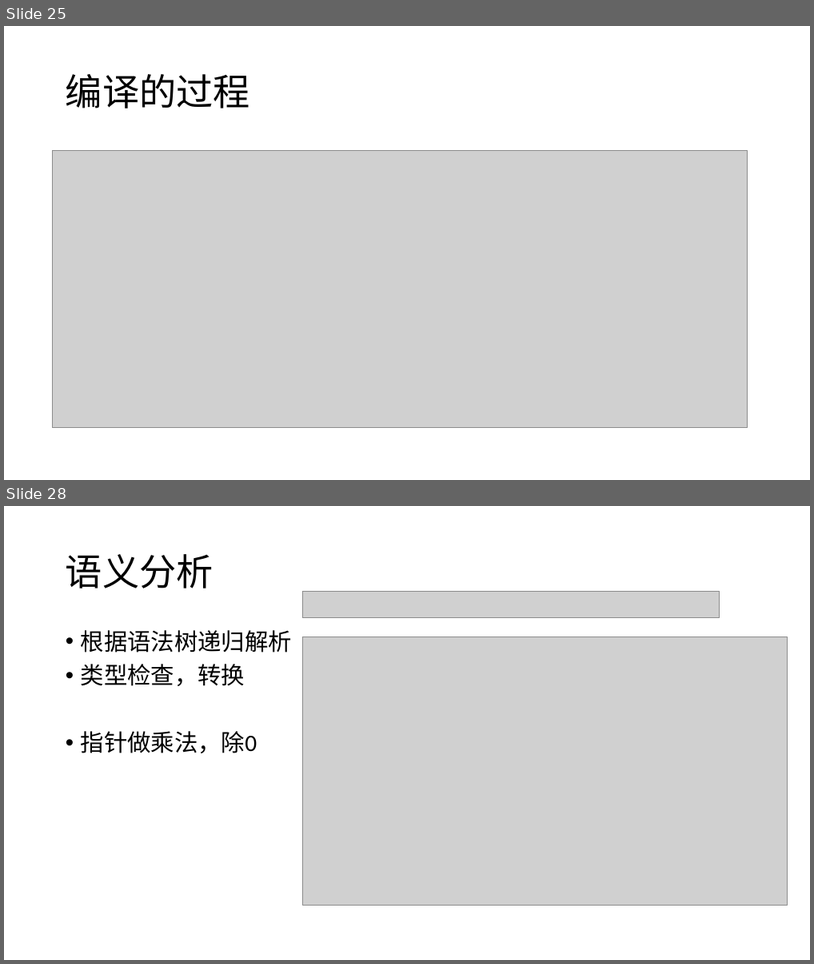
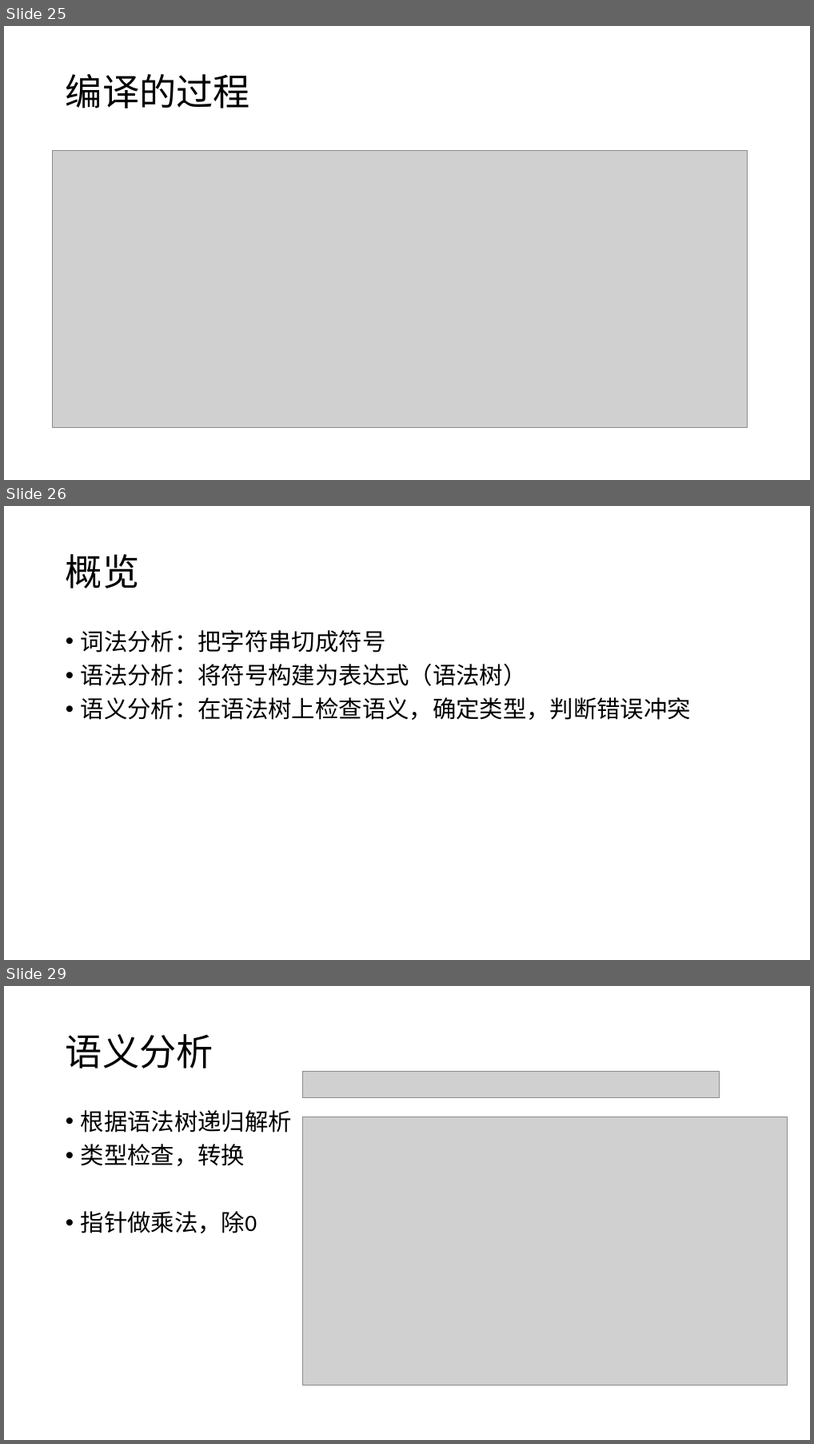
Before and after one commit to nedchu/sng-noip-2018-autumn, a slide deck: 2018-11-24/Slide.pptx. Shown one above the other, each under a label of ours: slides 25 and 28 before the commit, slides 25, 26 and 29 after it; the slides between them are not shown. The pictures are 814x964 and 814x1444 pixels, drawn with LibreOffice and Linux fonts; fonts in the diff are those of the drawing; grey boxes stand for pictures. Boxes give left, top, right and bottom in pixels: in the first picture for what was removed or moved away, otherwise in the second. Text is boxed around its words. In the diff, an @@ line names an element or a change of style, - is before the commit and + after.

```diff
--- a/2018-11-24/Slide.pptx
+++ b/2018-11-24/Slide.pptx
@@ slide 26 added at (x1=4, y1=506, x2=810, y2=960), background #FFFFFF @@
@@ title added at (x1=66, y1=554, x2=139, y2=588), 44 pt, text #000000 @@
+概览
@@ text added at (x1=81, y1=630, x2=691, y2=720), 28 pt, text #000000 @@
+• 词法分析：把字符串切成符号
+• 语法分析：将符号构建为表达式（语法树）
+• 语义分析：在语法树上检查语义，确定类型，判断错误冲突
@@ what was slide 28 is now slide 29 @@
```
Also in this commit, not shown: 5 slides changed, 1 other slide added, 1 other file.
